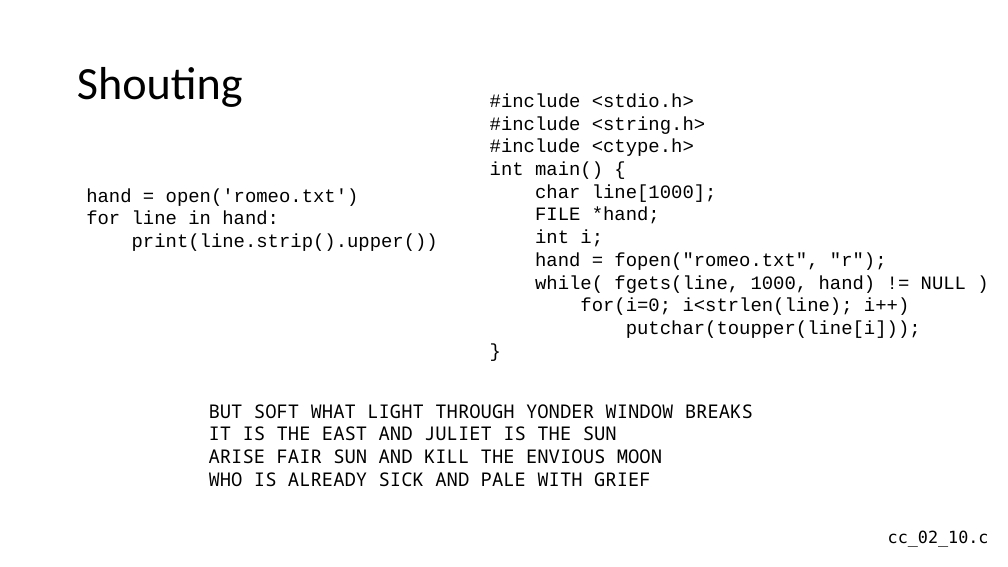
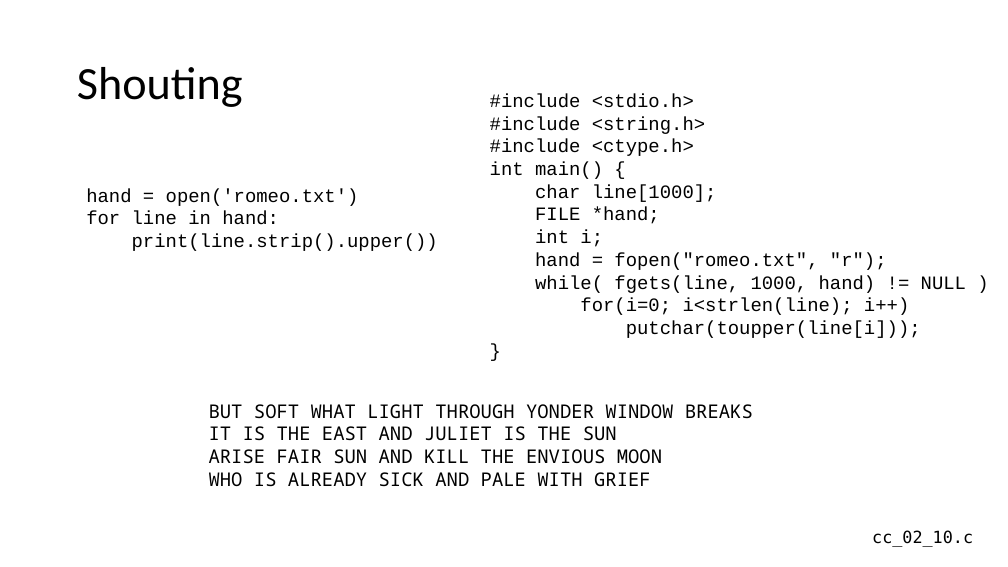
Before and after one commit to csev/cc4e, a slide deck: slide 19 of lectures/CC-02-Python.pptx. Drawn at 1008x567 pixels with LibreOffice and Linux fonts; fonts in the diff are those of the drawing. Boxes give left, top, right and bottom in pixels: in the first picture for what was removed or moved away, otherwise in the second. Text is boxed around its words. In the diff, an @@ line names an element or a change of style, - is before the commit and + after.

```diff
--- a/lectures/CC-02-Python.pptx
+++ b/lectures/CC-02-Python.pptx
@@ text "cc_02_10.c": place and size @@
-text "cc_02_10.c" at box(888, 530, 989, 547)
+text "cc_02_10.c" at box(872, 530, 973, 547)
```
Also in this commit, not shown: 1 other slide changed, 1 slide added, 5 other files.
